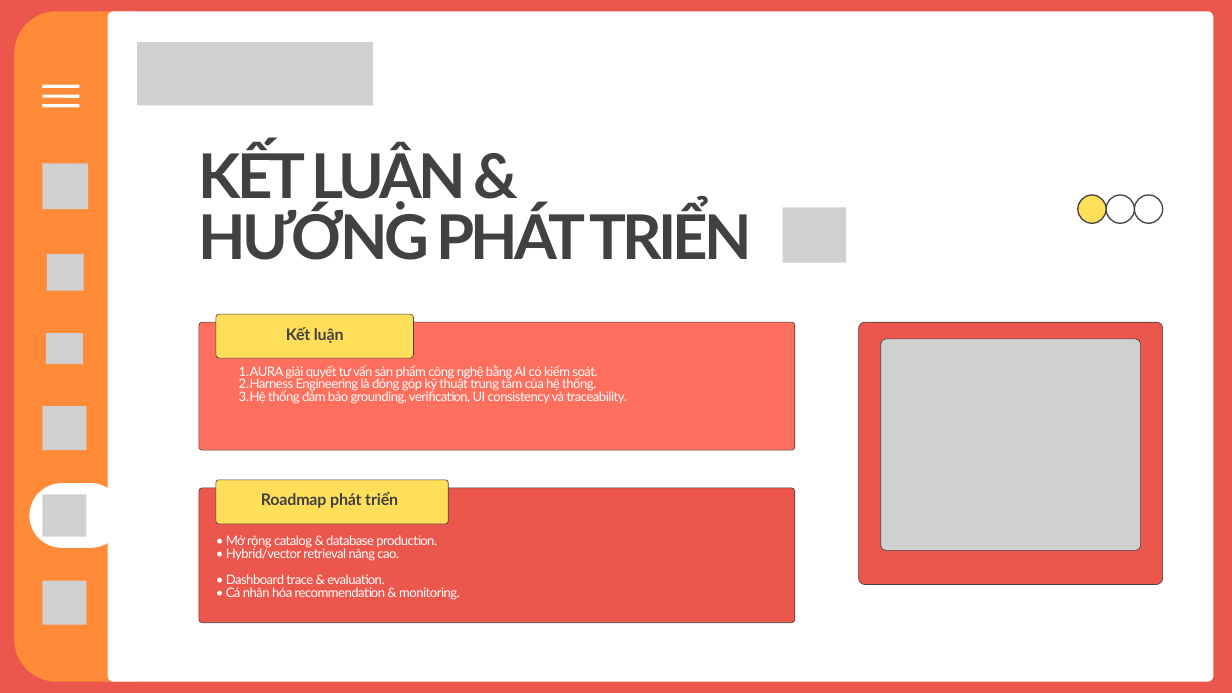
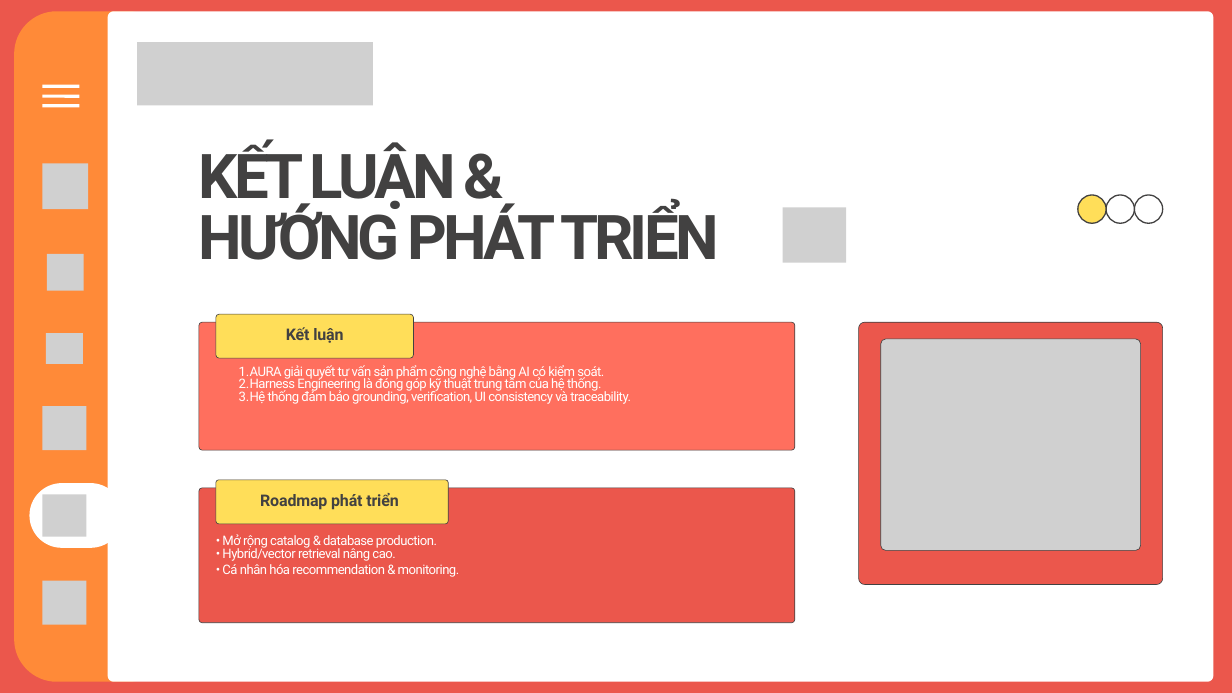
Before and after one commit to mindu2kk/Internship, a slide deck: slide 18 of Documents/FinalReport/B23DCCE022_Slide thuyết trình.pptx (slide 19 before the commit). Drawn at 1232x693 pixels with LibreOffice and Linux fonts; fonts in the diff are those of the drawing; grey boxes stand for pictures. Boxes give left, top, right and bottom in pixels: in the first picture for what was removed or moved away, otherwise in the second. Text is boxed around its words. In the diff, an @@ line names an element or a change of style, - is before the commit and + after.

```diff
--- a/Documents/FinalReport/B23DCCE022_Slide thuyết trình.pptx
+++ b/Documents/FinalReport/B23DCCE022_Slide thuyết trình.pptx
@@ font Lato to Roboto in 6 elements at (x1=199, y1=142, x2=718, y2=260), (x1=239, y1=365, x2=631, y2=404), (x1=222, y1=534, x2=437, y2=561), (x1=260, y1=493, x2=398, y2=510), (x1=286, y1=327, x2=343, y2=343), (x1=222, y1=564, x2=460, y2=577) @@
@@ text "• Cá nhân hóa recommendation ..." moved from (x1=226, y1=574, x2=460, y2=600) to (x1=222, y1=564, x2=460, y2=577) @@
@@ text at (x1=226, y1=574, x2=384, y2=584): paragraph removed @@
-• Dashboard trace & evaluation.
```
Also in this commit, not shown: 18 other slides changed, 1 slide removed.
